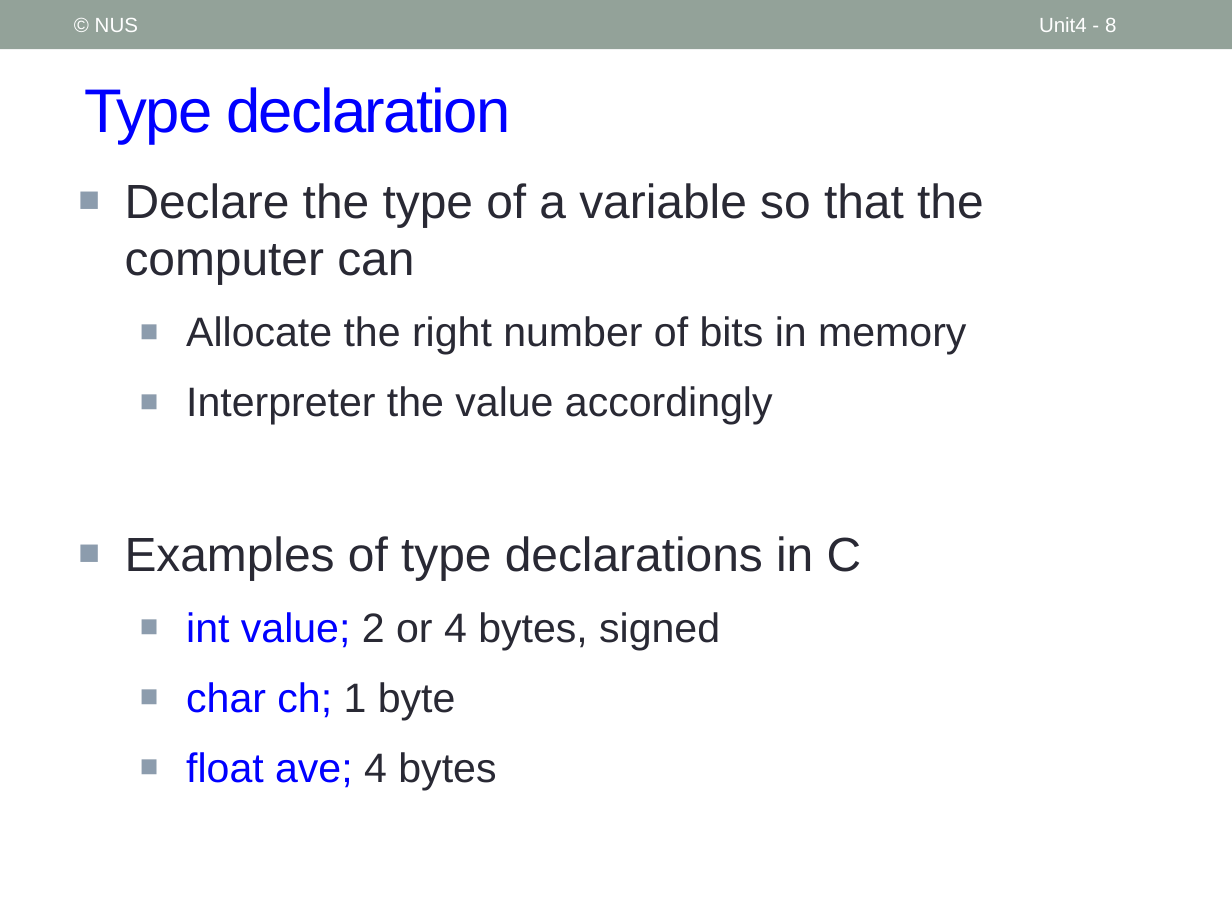
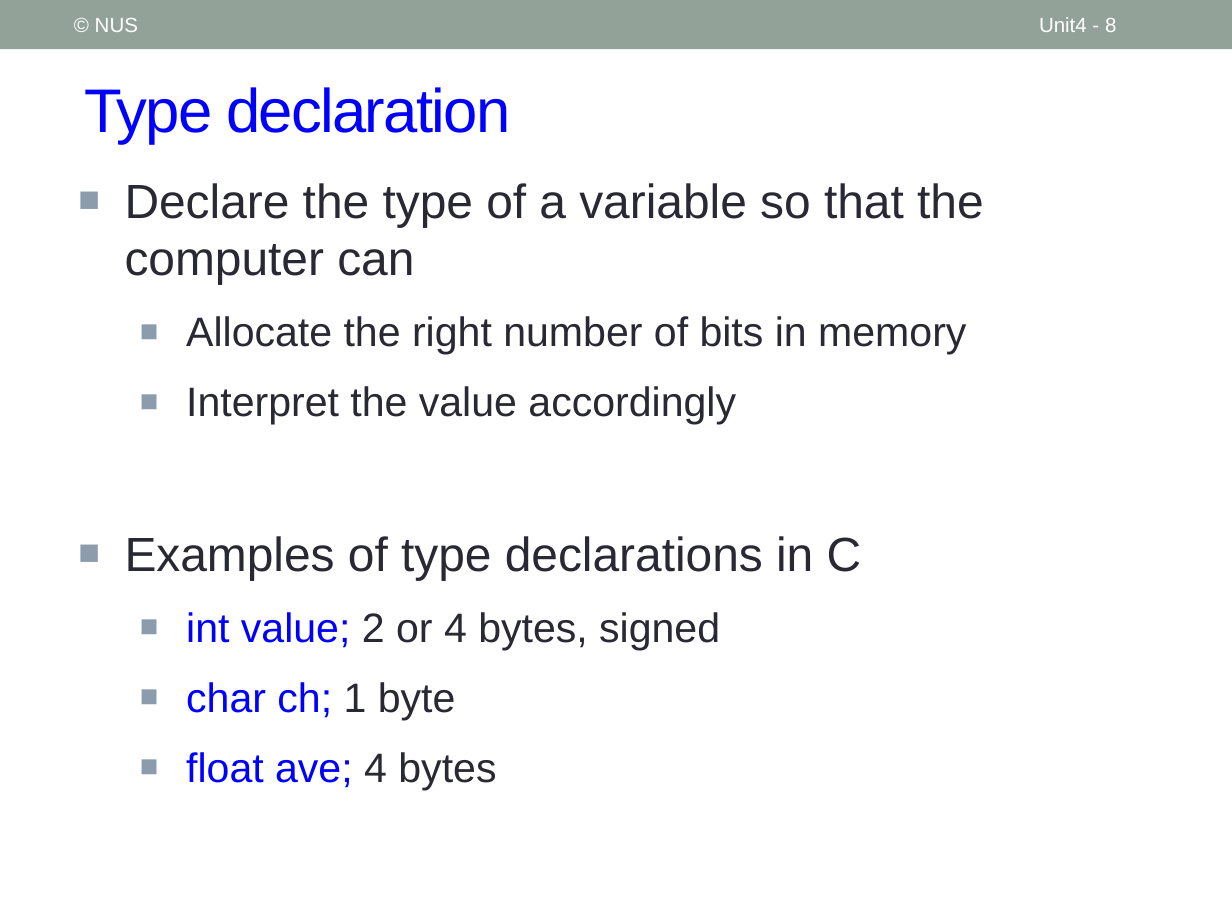
Before and after one commit to nus-cs1010-2021-s2/website, a slide deck: slide 8 of docs/slides/Unit4_Types.pptx. Drawn at 1232x924 pixels with LibreOffice and Linux fonts; fonts in the diff are those of the drawing. Boxes give left, top, right and bottom in pixels: in the first picture for what was removed or moved away, otherwise in the second. Text is boxed around its words. In the diff, an @@ line names an element or a change of style, - is before the commit and + after.

```diff
--- a/docs/slides/Unit4_Types.pptx
+++ b/docs/slides/Unit4_Types.pptx
@@ text at bbox=[186, 386, 736, 425]: text changed @@
-  ■ Interpreter the value accordingly
+  ■ Interpret the value accordingly
```
Also in this commit, not shown: 22 other files.
